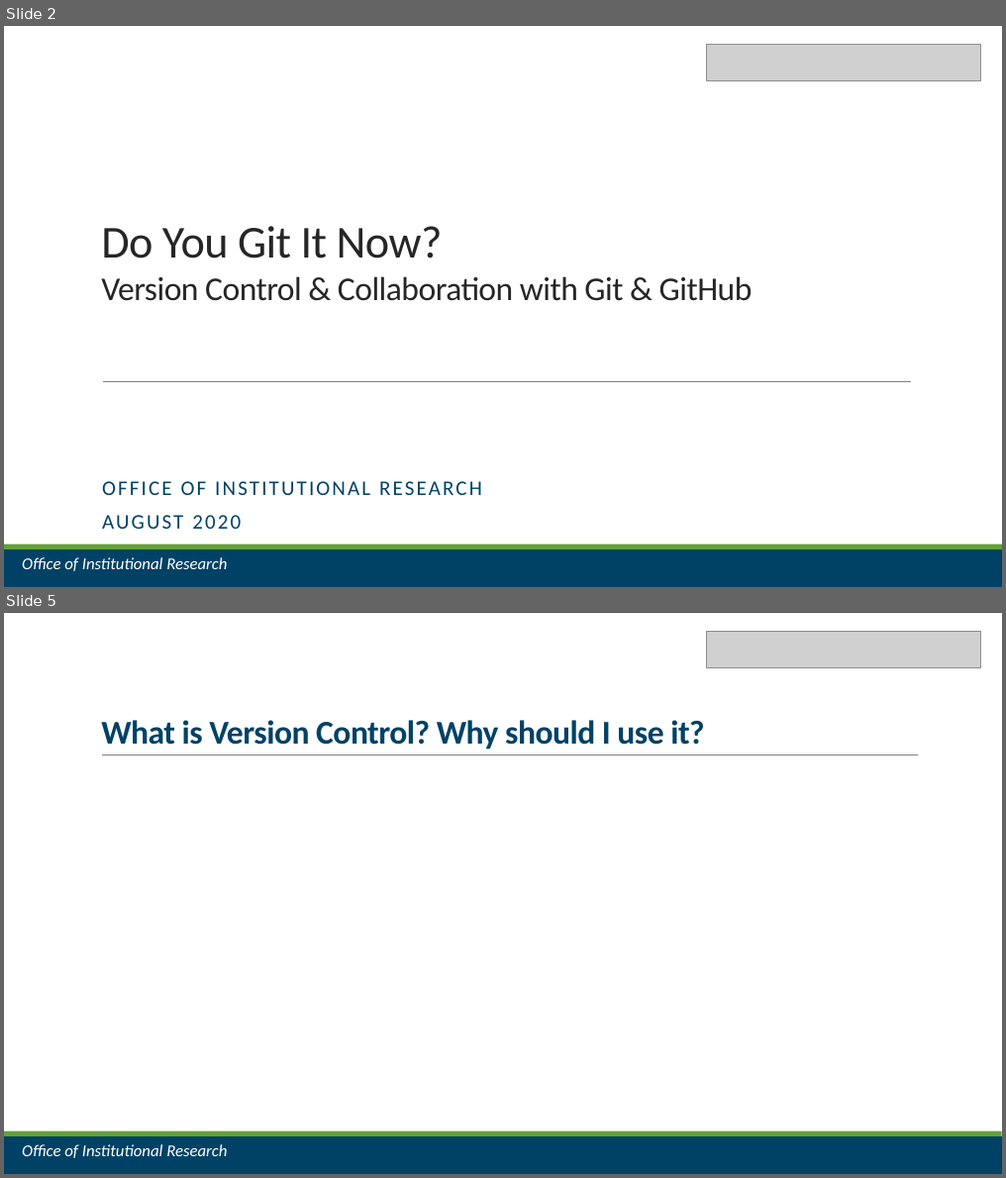
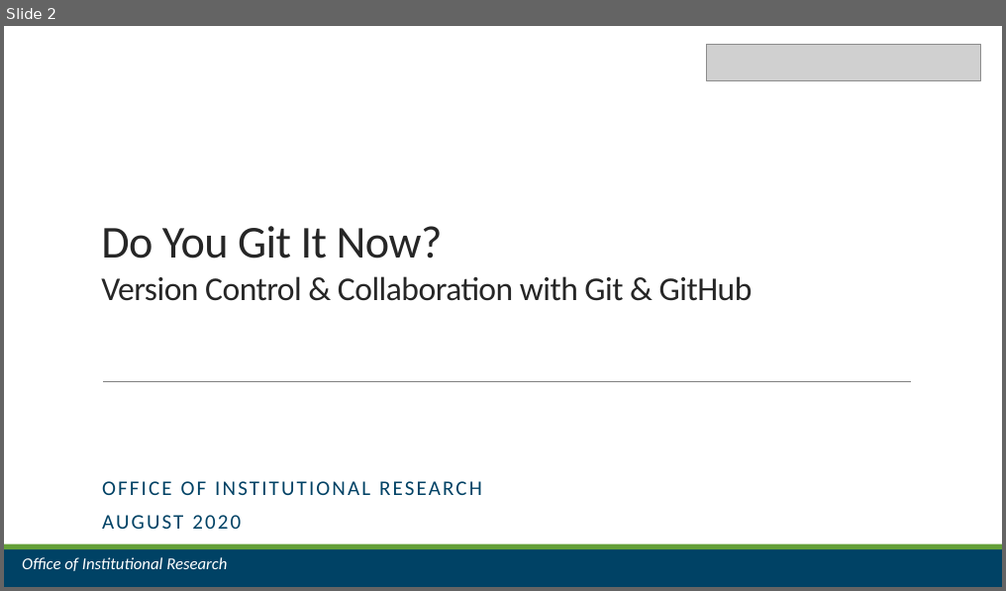
Before and after one commit to jrf1111/Do-You-Git-It-Now, a slide deck: Do You Git It Now.pptx. Shown one above the other, each under a label of ours: slides 2 and 5 before the commit, slide 2 after it; the slides between them are not shown. The pictures are 1006x1178 and 1006x591 pixels, drawn with LibreOffice and Linux fonts; fonts in the diff are those of the drawing; grey boxes stand for pictures. Boxes give left, top, right and bottom in pixels: in the first picture for what was removed or moved away, otherwise in the second. Text is boxed around its words. In the diff, an @@ line names an element or a change of style, - is before the commit and + after.

```diff
--- a/Do You Git It Now.pptx
+++ b/Do You Git It Now.pptx
@@ slide 5 removed at box(4, 613, 1002, 1174), background #FFFFFF; not listed: 2 template elements that a slide beside it also shows @@
@@ picture removed at box(707, 631, 982, 667) @@
@@ title removed at box(101, 720, 704, 750) @@
-What is Version Control? Why should I use it?
@@ line removed from (102, 756) to (918, 756) @@
@@ text removed at box(22, 1145, 227, 1158) @@
-Office of Institutional Research
```
Also in this commit, not shown: 10 slides changed, 3 slides added, 18 other files.
